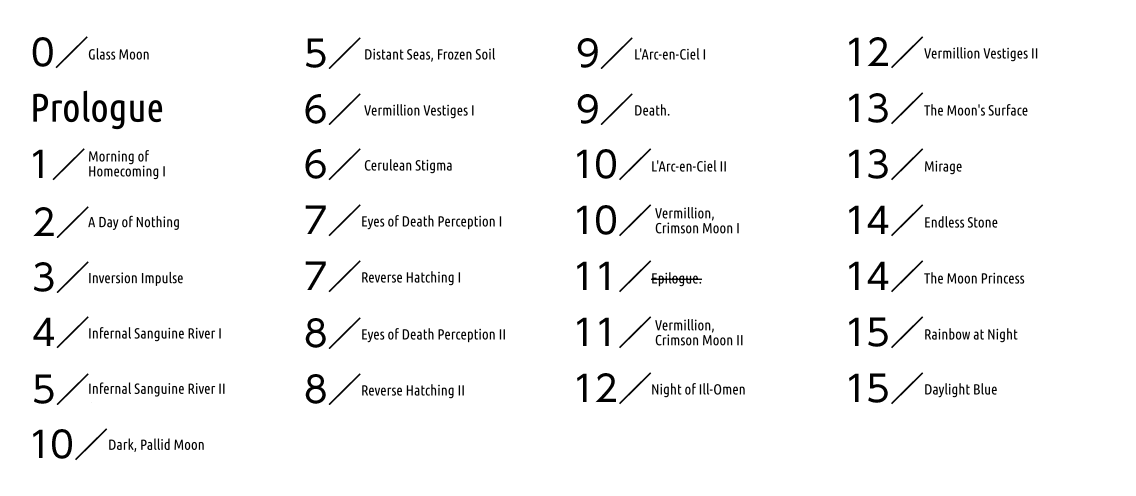
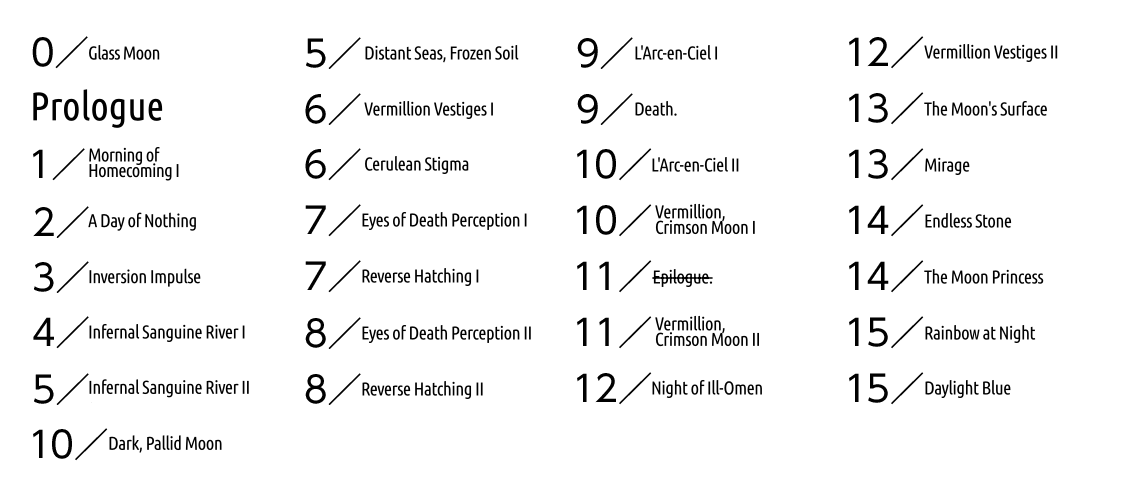
Layered file, before and after one edit (w=1136, h=496). Changes by layer:
painted on "background" over [33, 44, 1058, 453]
